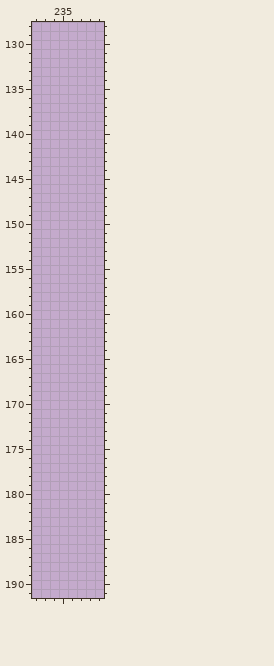
File history of a pixel-art file, Assets/Tileset/Rooms.ase. That is the earlier state.
256x256 pixels, 1 frame. Colours within 5 levels of each other are drawn and written as one. Shown: x 232..239, y 128..191.
And afterwards:
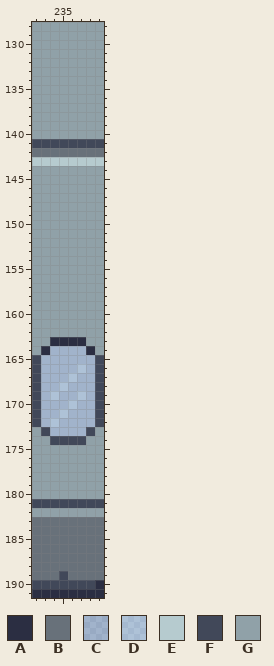
Palette (. is transparent): A #2b2e42  B #68717a  C #63c2c95d  D #88ebeb5d  E #b6cbcf  F #414859  G #90a1a8
Diff:
--- layers "Windows", "Walls"
@@ x 232..239 @@
-128 ........
-129 ........
-130 ........
-131 ........
-132 ........
-133 ........
-134 ........
-135 ........
-136 ........
-137 ........
-138 ........
-139 ........
-140 ........
-141 ........
-142 ........
-143 ........
-144 ........
-145 ........
-146 ........
-147 ........
-148 ........
-149 ........
-150 ........
-151 ........
-152 ........
-153 ........
-154 ........
-155 ........
-156 ........
-157 ........
-158 ........
-159 ........
-160 ........
-161 ........
-162 ........
-163 ........
-164 ........
-165 ........
-166 ........
-167 ........
-168 ........
-169 ........
-170 ........
-171 ........
-172 ........
-173 ........
-174 ........
-175 ........
-176 ........
-177 ........
-178 ........
-179 ........
-180 ........
-181 ........
-182 ........
-183 ........
-184 ........
-185 ........
-186 ........
-187 ........
-188 ........
-189 ........
-190 ........
-191 ........
+128 GGGGGGGG
+129 GGGGGGGG
+130 GGGGGGGG
+131 GGGGGGGG
+132 GGGGGGGG
+133 GGGGGGGG
+134 GGGGGGGG
+135 GGGGGGGG
+136 GGGGGGGG
+137 GGGGGGGG
+138 GGGGGGGG
+139 GGGGGGGG
+140 GGGGGGGG
+141 FFFFFFFF
+142 BBBBBBBB
+143 EEEEEEEE
+144 GGGGGGGG
+145 GGGGGGGG
+146 GGGGGGGG
+147 GGGGGGGG
+148 GGGGGGGG
+149 GGGGGGGG
+150 GGGGGGGG
+151 GGGGGGGG
+152 GGGGGGGG
+153 GGGGGGGG
+154 GGGGGGGG
+155 GGGGGGGG
+156 GGGGGGGG
+157 GGGGGGGG
+158 GGGGGGGG
+159 GGGGGGGG
+160 GGGGGGGG
+161 GGGGGGGG
+162 GGGGGGGG
+163 GGAAAAGG
+164 GACCCCAG
+165 FCCCCCCF
+166 FCCCCDCF
+167 FCCCDCCF
+168 FCCDCCCF
+169 FCDCCDCF
+170 FCCCDCCF
+171 FCCDCCCF
+172 FCDCCCCF
+173 GFCCCCFG
+174 GGFFFFGG
+175 GGGGGGGG
+176 GGGGGGGG
+177 GGGGGGGG
+178 GGGGGGGG
+179 GGGGGGGG
+180 GGGGGGGG
+181 FFFFFFFF
+182 GGGGGGGG
+183 BBBBBBBB
+184 BBBBBBBB
+185 BBBBBBBB
+186 BBBBBBBB
+187 BBBBBBBB
+188 BBBBBBBB
+189 BBBFBBBB
+190 FFFFFFFA
+191 AAAAAAAA
Boxes around the changes in both pictures, in picture pixels (x1, y1, x2, y2):
added: (32, 22, 104, 598)
